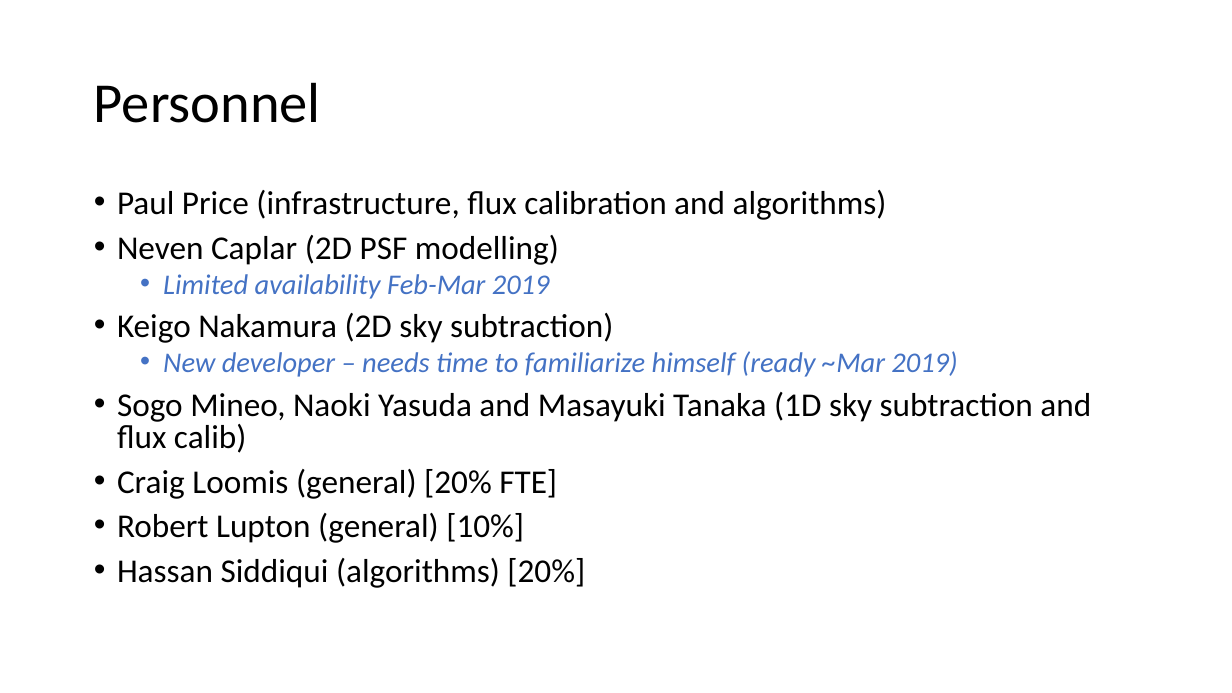
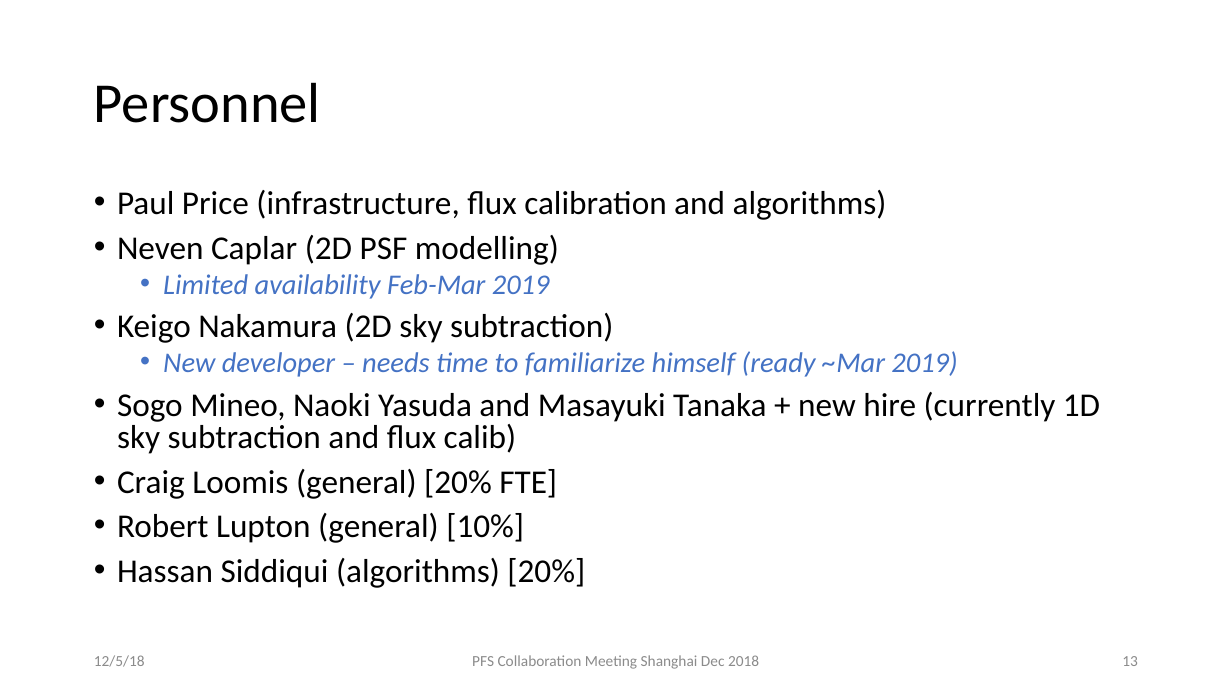
Before and after one commit to hassanxp/Shanghai2018, a slide deck: slide 13 of presentation-drp-plan/2DDRP-PresentationShanghai2018.pptx (slide 12 before the commit). Drawn at 1232x693 pixels with LibreOffice and Linux fonts; fonts in the diff are those of the drawing. Boxes give left, top, right and bottom in pixels: in the first picture for what was removed or moved away, otherwise in the second. Text is boxed around its words. In the diff, an @@ line names an element or a change of style, - is before the commit and + after.

```diff
--- a/presentation-drp-plan/2DDRP-PresentationShanghai2018.pptx
+++ b/presentation-drp-plan/2DDRP-PresentationShanghai2018.pptx
@@ text at (x1=117, y1=392, x2=1100, y2=454): text changed @@
-• Sogo Mineo, Naoki Yasuda and Masayuki Tanaka (1D sky subtraction and flux calib)
+• Sogo Mineo, Naoki Yasuda and Masayuki Tanaka + new hire (currently 1D sky subtraction and flux calib)
@@ text added at (x1=94, y1=655, x2=145, y2=667), 12 pt, text #8C8C8C @@
+12/5/18
@@ text added at (x1=472, y1=655, x2=759, y2=669), 12 pt, text #8C8C8C @@
+PFS Collaboration Meeting Shanghai Dec 2018
@@ page number added at (x1=1122, y1=656, x2=1138, y2=666), 12 pt, text #8C8C8C @@
+13
```
Also in this commit, not shown: 10 other slides changed, 1 slide added, 1 other file.
